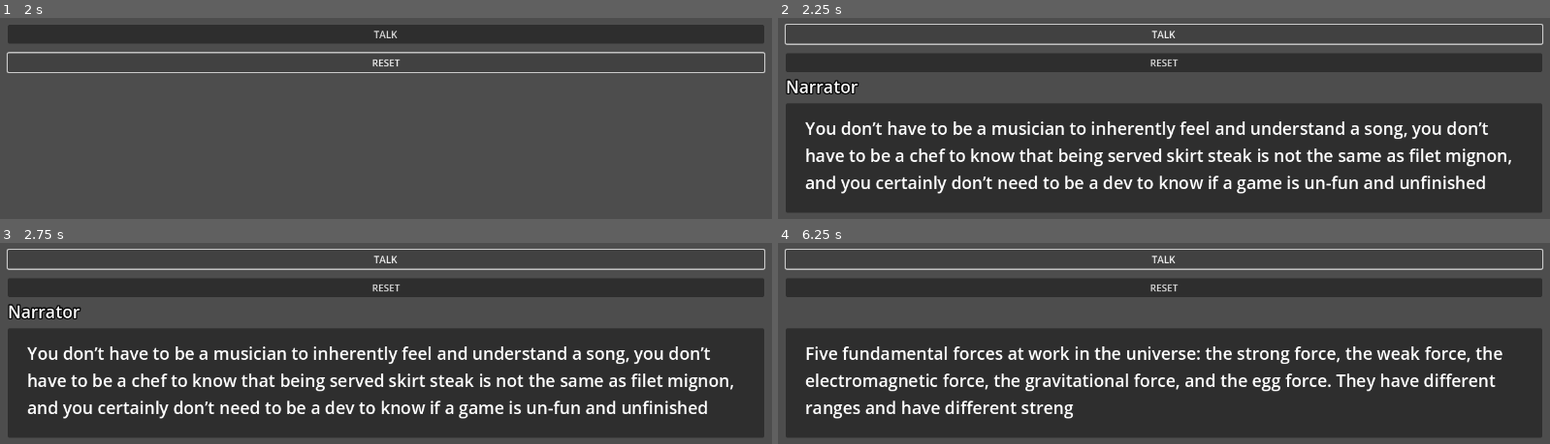
Above: before the commit, frames 1-4 (two rows, left to right).
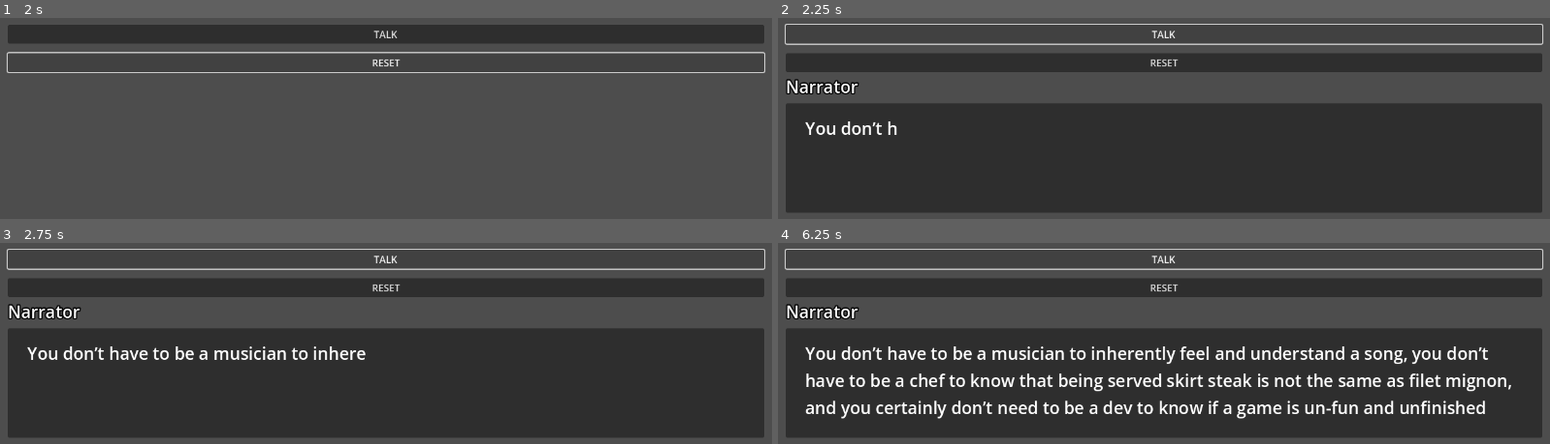
Above: after the commit, the same moments.

Repository: daredakke/dialogue-test
Game: Godot game, scene res://scenes/main.tscn
Same seed, same stepped clock (60 frames per second), same inputs: the game is played once before the commit and once after it.
Inputs:
- Up to frame 1 (2 s): click "TALK" at 0.5 s; click "RESET" at 1.25 s
- Up to frame 2 (2.25 s): click "TALK" at 2 s
- Up to frame 3 (2.75 s): no input
- Up to frame 4 (6.25 s): click "TALK" at 2.75 s

Frame 1 is identical in both runs. In frame 2, 7.1% of the frame differs, in the area x 3-95%, y 51-88%; in frame 3, 6.2%; in frame 4, 9.9%, in the area x 1-95%, y 30-88%.

Commit message:
Move dialogue methods to dialogue component
The dialogue component now contains the timer and all properties and methods to display text within itself. It just needs to be given an array of dialogue lines.

Diff:
--- a/scenes/main.tscn
+++ b/scenes/main.tscn
@@ -1,6 +1,7 @@
-[gd_scene load_steps=2 format=3 uid="uid://06gjwf65o842"]
+[gd_scene load_steps=3 format=3 uid="uid://06gjwf65o842"]
 
 [ext_resource type="Script" path="res://scripts/ui.gd" id="1_g6440"]
+[ext_resource type="Script" path="res://scripts/dialogue.gd" id="2_emj3n"]
 
 [node name="Main" type="Node2D"]
 
@@ -59,6 +60,12 @@
 offset_right = 1280.0
 offset_bottom = 796.0
 size_flags_vertical = 8
+script = ExtResource("2_emj3n")
+
+[node name="NextCharTimer" type="Timer" parent="UI/Dialogue"]
+unique_name_in_owner = true
+wait_time = 0.05
+one_shot = true
 
 [node name="DialogueMargin" type="MarginContainer" parent="UI/Dialogue"]
 layout_mode = 1
@@ -109,11 +116,6 @@
 autowrap_mode = 2
 shortcut_keys_enabled = false
 
-[node name="NextCharTimer" type="Timer" parent="UI"]
-unique_name_in_owner = true
-wait_time = 0.05
-one_shot = true
-
 [connection signal="pressed" from="UI/Input/InputMargin/InputVBox/PlayButton" to="UI" method="_on_play_button_pressed"]
 [connection signal="pressed" from="UI/Input/InputMargin/InputVBox/ResetButton" to="UI" method="_on_reset_button_pressed"]
-[connection signal="timeout" from="UI/NextCharTimer" to="UI" method="_on_next_char_timer_timeout"]
+[connection signal="timeout" from="UI/Dialogue/NextCharTimer" to="UI/Dialogue" method="_on_next_char_timer_timeout"]
--- /dev/null
+++ b/scripts/dialogue.gd
@@ -0,0 +1,92 @@
+class_name Dialogue
+extends Control
+
+@onready var next_char_timer: Timer = %NextCharTimer
+@onready var speaker_label: Label = %SpeakerLabel
+@onready var dialogue_rt_label: RichTextLabel = %DialogueRTLabel
+
+@onready var dialogue_lines: Array[Dictionary] = []
+var next_line: String = ""
+var current_line_index: int = 0
+
+
+func _ready() -> void:
+	next_char_timer.wait_time = Globals.text_speed
+
+
+func set_dialogue_lines(dialogue_array: Array[Dictionary]) -> void:
+	dialogue_lines = dialogue_array
+
+
+func run_dialogue() -> void:
+	# End dialogue once there are no more lines
+	if current_line_index >= dialogue_lines.size():
+		end_dialogue()
+
+		return
+
+	if !self.visible:
+		self.visible = true
+
+	var speaker: String = ""
+
+	if (dialogue_lines[current_line_index].has("speaker")):
+		speaker = dialogue_lines[current_line_index]["speaker"]
+
+	speaker_label.text = speaker
+
+	# Complete the line if text is in process of being displayed
+	if next_line.length() > 0:
+		complete_line()
+
+		return
+
+	# Instant text reveal
+	if Globals.text_speed == 0:
+		complete_line()
+
+		return
+
+	# Start displaying text char by char
+	if next_char_timer.is_stopped():
+		next_char_timer.start()
+
+
+func complete_line() -> void:
+	if !next_char_timer.is_stopped():
+		next_char_timer.stop()
+
+	dialogue_rt_label.clear()
+	dialogue_rt_label.append_text(dialogue_lines[current_line_index]["line"])
+
+	next_line = ""
+	current_line_index += 1
+
+
+func end_dialogue() -> void:
+	if !next_char_timer.is_stopped():
+		next_char_timer.stop()
+
+	self.visible = false
+
+	dialogue_lines = []
+	next_line = ""
+	current_line_index = 0
+
+	speaker_label.text = ""
+	dialogue_rt_label.clear()
+
+
+func _on_next_char_timer_timeout() -> void:
+	var next_char: String = dialogue_lines[current_line_index]["line"][next_line.length()]
+
+	next_line += next_char
+
+	dialogue_rt_label.clear()
+	dialogue_rt_label.append_text(next_line)
+
+	if next_line.length() < dialogue_lines[current_line_index]["line"].length():
+		next_char_timer.start()
+	else:
+		current_line_index += 1
+		next_line = ""
--- a/scripts/globals.gd
+++ b/scripts/globals.gd
@@ -1,4 +1,18 @@
 extends Node
+
+enum PlayerState {
+	MOVE,
+	TALKING
+}
+
+var player_state: int = PlayerState.MOVE
+
+const TEXT_SPEED_INSTANT: float = 0
+const TEXT_SPEED_FAST: float = 0.01
+const TEXT_SPEED_MEDIUM: float = 0.02
+const TEXT_SPEED_SLOW: float = 0.03
+
+var text_speed: float = TEXT_SPEED_FAST
 
 enum Events {
 	LEFT_HOSPITAL,
--- a/scripts/ui.gd
+++ b/scripts/ui.gd
@@ -2,14 +2,6 @@
 extends Control
 
 @onready var dialogue: Control = %Dialogue
-@onready var speaker_label: Label = %SpeakerLabel
-@onready var dialogue_rt_label: RichTextLabel = %DialogueRTLabel
-@onready var next_char_timer: Timer = %NextCharTimer
-
-const TEXT_SPEED_INSTANT: float = 0
-const TEXT_SPEED_FAST: float = 0.01
-const TEXT_SPEED_MEDIUM: float = 0.02
-const TEXT_SPEED_SLOW: float = 0.03
 
 var sample_dialogue: Array[Dictionary] = [
 	{
@@ -25,90 +17,83 @@
 	},
 ]
 
-var sample_speaker: String = "Narrator"
-var sample_text: String = "Here is a test sentence."
-var npc_id: int = 1
-var next_line: String = ""
-var current_line: int = 0
-
-
-func _ready() -> void:
-	next_char_timer.wait_time = TEXT_SPEED_FAST
-
 
 func _on_play_button_pressed() -> void:
-	run_dialogue()
+	if dialogue.dialogue_lines.size() == 0:
+		dialogue.set_dialogue_lines(sample_dialogue)
+
+	dialogue.run_dialogue()
 
 
 func _on_reset_button_pressed() -> void:
-	end_dialogue()
+	dialogue.end_dialogue()
 
 
-func run_dialogue() -> void:
-	# End dialogue once there are no more lines
-	if current_line >= sample_dialogue.size():
-		end_dialogue()
-
-		return
-
-	if !dialogue.visible:
-		dialogue.visible = true
-
-	var speaker: String = ""
-
-	if (sample_dialogue[current_line].has("speaker")):
-		speaker = sample_dialogue[current_line]["speaker"]
-
-	speaker_label.text = speaker
-
-	# Complete the line if text is in process of being displayed
-	if next_line.length() > 0:
-		complete_line()
-
-		return
-
-	# Instant text reveal
-	if next_char_timer.wait_time <= 0:
-		complete_line()
-
-		return
-
-	# Start displaying text char by char
-	if next_char_timer.is_stopped():
-		next_char_timer.start()
-
-
-func complete_line() -> void:
-	if !next_char_timer.is_stopped():
-		next_char_timer.stop()
-
-	dialogue_rt_label.clear()
-	dialogue_rt_label.append_text(sample_dialogue[current_line]["line"])
-
-	current_line += 1
-	next_line = ""
-
-
-func end_dialogue() -> void:
-	dialogue.visible = false
-
-	current_line = 0
-	next_line = ""
-
-	speaker_label.text = ""
-	dialogue_rt_label.clear()
-
-
-func _on_next_char_timer_timeout() -> void:
-	var next_char: String = sample_dialogue[current_line]["line"][next_line.length()]
-
-	next_line += next_char
-
-	dialogue_rt_label.clear()
-	dialogue_rt_label.append_text(next_line)
-
-	if next_line.length() < sample_dialogue[current_line]["line"].length():
-		next_char_timer.start()
-	else:
-		current_line += 1
-		next_line = ""
+#func run_dialogue() -> void:
+	## End dialogue once there are no more lines
+	#if current_line >= sample_dialogue.size():
+		#end_dialogue()
+		#
+		#return
+	#
+	#if !dialogue.visible:
+		#dialogue.visible = true
+	#
+	#var speaker: String = ""
+	#
+	#if (sample_dialogue[current_line].has("speaker")):
+		#speaker = sample_dialogue[current_line]["speaker"]
+	#
+	#speaker_label.text = speaker
+	#
+	## Complete the line if text is in process of being displayed
+	#if next_line.length() > 0:
+		#complete_line()
+		#
+		#return
+	#
+	## Instant text reveal
+	#if next_char_timer.wait_time <= 0:
+		#complete_line()
+		#
+		#return
+	#
+	## Start displaying text char by char
+	#if next_char_timer.is_stopped():
+		#next_char_timer.start()
+#
+#
+#func complete_line() -> void:
+	#if !next_char_timer.is_stopped():
+		#next_char_timer.stop()
+	#
+	#dialogue_rt_label.clear()
+	#dialogue_rt_label.append_text(sample_dialogue[current_line]["line"])
+	#
+	#current_line += 1
+	#next_line = ""
+#
+#
+#func end_dialogue() -> void:
+	#dialogue.visible = false
+	#
+	#current_line = 0
+	#next_line = ""
+	#
+	#speaker_label.text = ""
+	#dialogue_rt_label.clear()
+#
+#
+#func _on_next_char_timer_timeout() -> void:
+	#var next_char: String = sample_dialogue[current_line]["line"][next_line.length()]
+	#
+	#next_line += next_char
+	#
+	#dialogue_rt_label.clear()
+	#dialogue_rt_label.append_text(next_line)
+	#
+	#if next_line.length() < sample_dialogue[current_line]["line"].length():
+		#next_char_timer.start()
+	#else:
+		#current_line += 1
+		#next_line = ""
